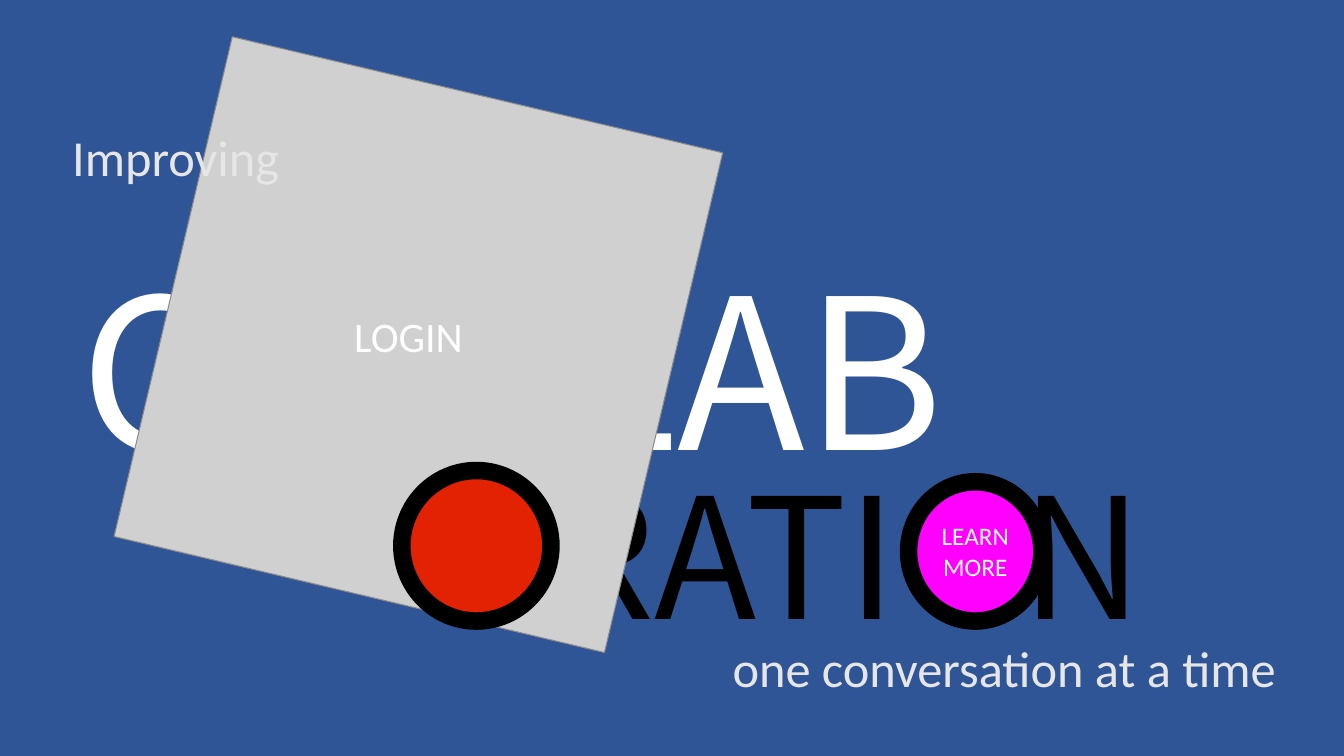
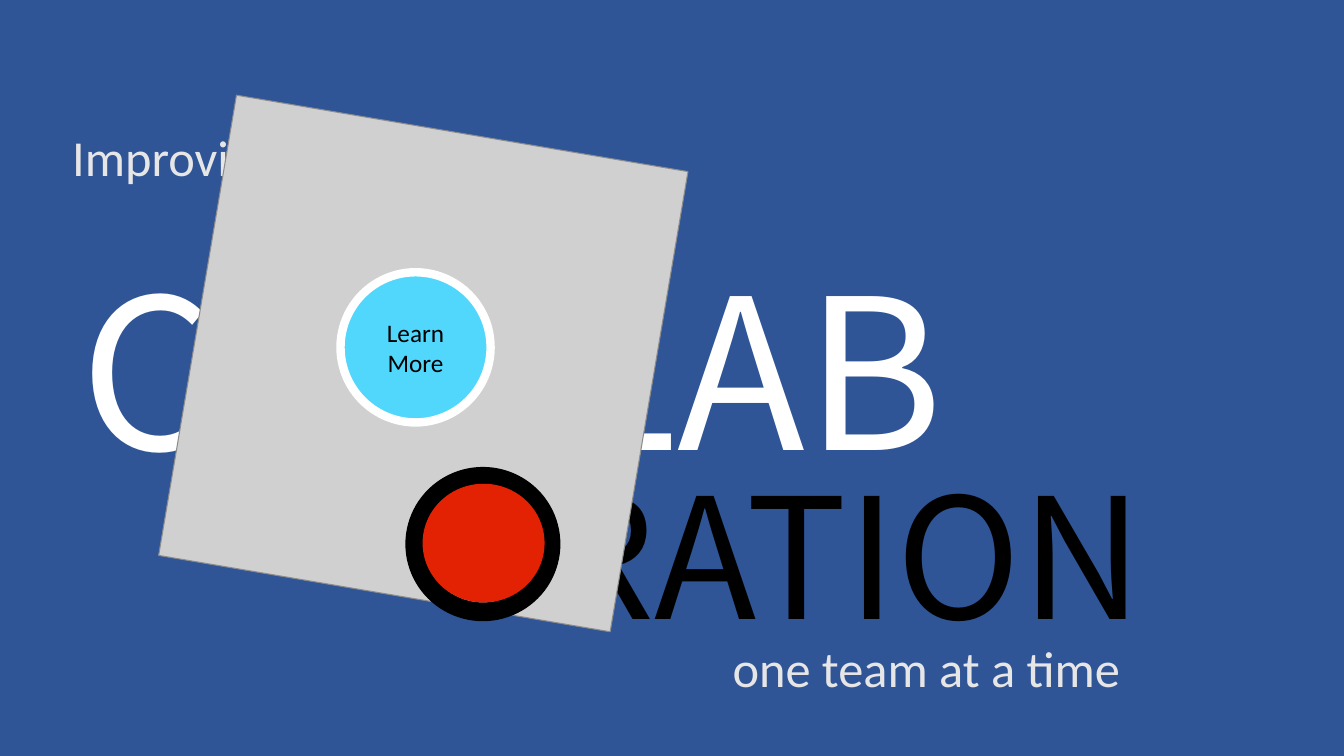
Before and after one commit to mgmodell/CoLab, a slide deck: slide 1 of doc/intro_screen/colabppt.pptx. Drawn at 1344x756 pixels with LibreOffice and Linux fonts; fonts in the diff are those of the drawing; grey boxes stand for pictures. Boxes give left, top, right and bottom in pixels: in the first picture for what was removed or moved away, otherwise in the second. Text is boxed around its words. In the diff, an @@ line names an element or a change of style, - is before the commit and + after.

```diff
--- a/doc/intro_screen/colabppt.pptx
+++ b/doc/intro_screen/colabppt.pptx
@@ picture at (x1=159, y1=95, x2=688, y2=632): rotation 193 to 189 degrees @@
@@ ellipse "Learn More" resized from (x1=942, y1=528, x2=1009, y2=576) to (x1=341, y1=272, x2=491, y2=422) @@
@@ ellipse "Learn More" at (x1=341, y1=272, x2=491, y2=422): vertical alignment top to middle; fill none to #51D6FC; outline none to #FFFFFF 6 pt @@
@@ text removed at (x1=354, y1=325, x2=463, y2=352) @@
-LOGIN
@@ text in ellipse at (x1=387, y1=325, x2=444, y2=372): text changed; text colour #FFFFFF to #000000 @@
-LEARN MORE
+Learn More
@@ donut added at (x1=406, y1=468, x2=560, y2=621), fill #000000, outline #000000 1 pt @@
@@ ellipse resized from (x1=402, y1=471, x2=552, y2=621) to (x1=423, y1=485, x2=544, y2=602) @@
@@ ellipse at (x1=423, y1=485, x2=544, y2=602): outline #000000 12.5 pt to #E32203 1 pt @@
@@ ellipse removed at (x1=437, y1=500, x2=496, y2=554) @@
@@ ellipse removed at (x1=908, y1=482, x2=1042, y2=621) @@
@@ text at (x1=733, y1=652, x2=1120, y2=688): text changed @@
-one conversation at a time
+one team at a time
```
Also in this commit, not shown: 4 other slides changed, 4 slides added, 1 other file.
